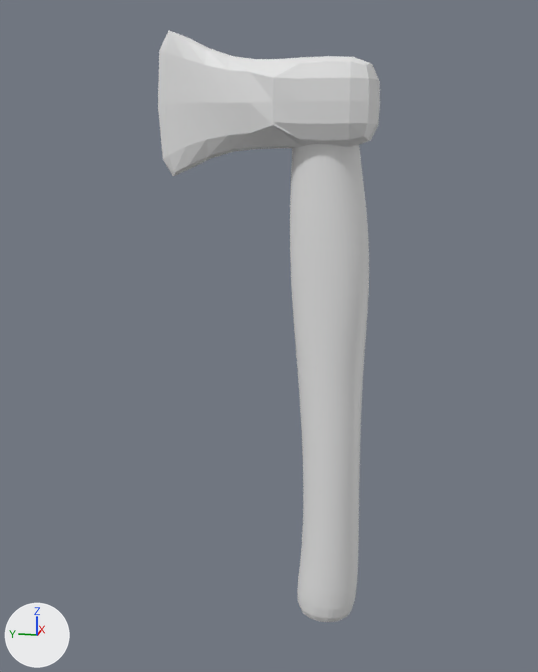
What one commit did to the Blender file Models/axe.blend.
One viewpoint serves both versions: a camera (50 mm lens) standing at (-25.7, -7.4, 17.7) and looking at (0.1, -2.2, 11.3). Lighting does not change. The marker at lower left points along +X, +Y and +Z.
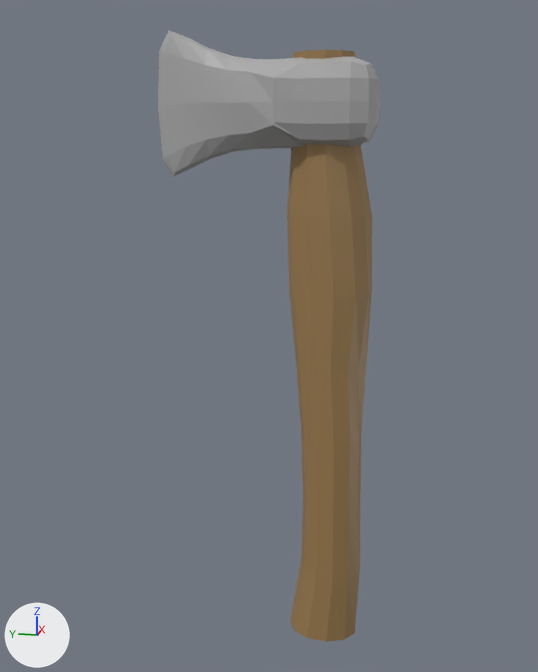
Commit message: axe added

What differs and where, as boxes [x1, y1, x2, y2] in the pictures (538 x 672 px):
```json
{"object": "Cube", "change": "reshaped", "before": [158, 31, 380, 176], "after": [158, 31, 380, 642], "on screen": "319% taller"}
{"object": "Cylinder", "change": "deleted", "before": [290, 144, 369, 622]}
{"part": 1, "of": "me_cube_001", "change": "added", "after": [287, 50, 372, 642], "on screen": "brown"}
{"part": 2, "of": "me_cube_001", "change": "recoloured", "before": [158, 31, 380, 176], "after": [158, 31, 380, 176]}
```

The change, as JSON lines over the scene's bpy script:
```json
{"op": "add", "block": "mat_material_001", "code": ["mat_material_001 = principled_material('Material.001')", "mat_material_001.base_color = (0.323, 0.198, 0.0782)  # brown #9a7b4f"]}
{"op": "add", "block": "mat_material_002", "code": ["mat_material_002 = principled_material('Material.002')", "mat_material_002.base_color = (0.4, 0.4, 0.4)  # grey #aaaaaa"]}
{"block": "me_cube_001", "where": "# used by ob_cube; location = (0.0, 0.62, 19.32); scale = (1.43, 6.54, 1.43)"}
{"op": "remove", "block": "me_cube_001", "code": "me_cube_001.from_pydata(...)  # 154 vertices, 148 faces; spans x -1.0..1.0, y -1.0..0.16, z -1.67..1.7"}
{"op": "add", "block": "me_cube_001", "code": "me_cube_001.from_pydata(...)  # 253 vertices, 238 faces; spans x -1.0..1.0, y -1.0..0.16, z -13.69..1.7"}
{"block": "me_cube_001", "change": "me_cube_001 part 1: a new loose piece of 99 vertices spanning x -0.77..0.67, y -0.99..-0.53, z -13.69..1.12, in mat_material_001 (brown #9a7b4f)"}
{"block": "me_cube_001", "change": "me_cube_001 part 2: 148 faces spanning x -1.0..1.0, y -1.0..0.16, z -1.67..1.7 switch from no material to mat_material_002 (grey #aaaaaa)"}
{"op": "add", "block": "me_cube_001", "code": "me_cube_001.materials.append(mat_material_001)  # brown #9a7b4f"}
{"op": "remove", "block": "ob_cylinder", "code": ["ob_cylinder = bpy.data.objects.new('Cylinder', me_cylinder)", "ob_cylinder.location = (-0.01, -4.06, 10.44)", "ob_cylinder.scale = (1.0, 1.0, 8.53)", "_m = ob_cylinder.modifiers.new('Subdivision', 'SUBSURF')", "_m.levels = 0"]}
```
